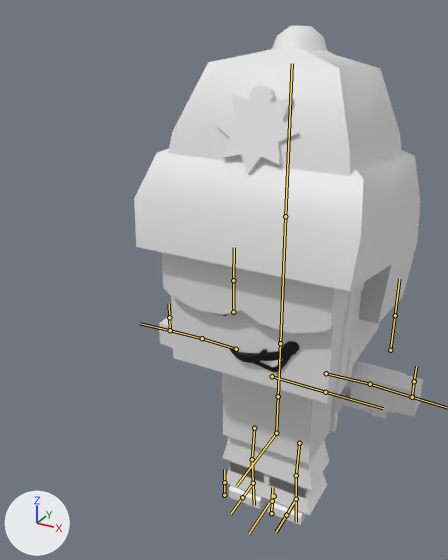
Two versions of the FBX model Assets/FBX/chibi-block-man.fbx, one commit apart.
One viewpoint serves both versions: a 50 mm camera at (0.642, -1.52, 1.521) aimed at (-0.069, -0.229, 0.875). Every picture has the same lights, and +X, +Y and +Z are marked at lower left. The bones that bend it are drawn over the model as lines.

In view in the first picture: 'ArmyHat', 'EyesBasic', 'Grin', 'PersonArms', 'PersonHead', 'PersonLegs', 'PersonTorso', 'PoliceHat', 'Rifle', 'SkirtLong', 'SkirtShort', 'SleevesLong', 'SleevesShort', 'SmileSmall', 'SmirkBig', 'Trousers'.
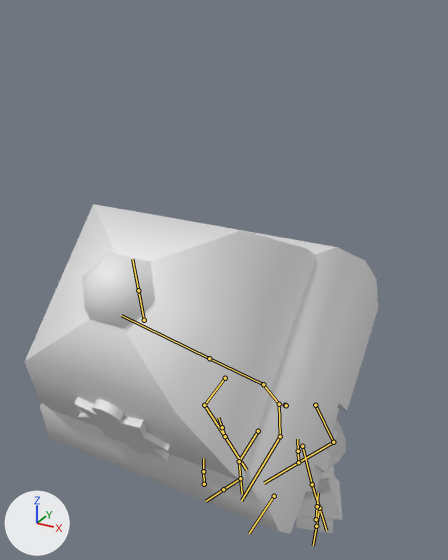
The newer file adds an action. The first version stands in its rest pose; the second is drawn at frame 14 of the action 'PersonRig|PersonRoar'.

The edits, one by one:
Bone 'hips' (bone_hips) moves from (0.0, 0.0, 0.0) to (0.0, -0.03, 0.033).
Bone 'hips' (bone_hips) turns from (0, 0, 0) to (10, 0, 0) degrees about its own x, y and z.
Bone 'abdomen' (bone_abdomen) turns from (0, 0, 0) to (-2, 0, 0) degrees about its own x, y and z.
Bone 'chest' (bone_chest) turns from (0, 0, 0) to (32, 0, 0) degrees about its own x, y and z.
Bone 'head' (bone_head) turns from (0, 0, 0) to (11, 0, 0) degrees about its own x, y and z.
Bone 'ArmUpper.R' (bone_armupper_r) turns from (0, 0, 0) to (-35, -9, 62) degrees about its own x, y and z.
Bone 'ArmLower.R' (bone_armlower_r) turns from (0, 0, 0) to (0, 0, 77) degrees about its own x, y and z.
Bone 'ArmUpper.L' (bone_armupper_l) turns from (0, 0, 0) to (-46, -1, -51) degrees about its own x, y and z.
Bone 'ArmLower.L' (bone_armlower_l) turns from (0, 0, 0) to (0, 0, -76) degrees about its own x, y and z.
Bone 'LegUpper.R' (bone_legupper_r) turns from (0, 0, 0) to (-39, 16, 10) degrees about its own x, y and z.
Bone 'LegLower.R' (bone_leglower_r) turns from (0, 0, 0) to (43, 0, 0) degrees about its own x, y and z.
Bone 'LegUpper.L' (bone_legupper_l) turns from (0, 0, 0) to (-34, -27, -17) degrees about its own x, y and z.
Bone 'LegLower.L' (bone_leglower_l) turns from (0, 0, 0) to (30, 0, 0) degrees about its own x, y and z.
Bone 'GunBone' (bone_gunbone) moves from (0.0, 0.0, 0.0) to (0.017, 0.082, 0.084).
Bone 'GunBone' (bone_gunbone) is rescaled from (1.0, 1.0, 1.0) to (0.01, 0.01, 0.01).
Bone 'Foot.R' (bone_foot_r) moves from (0.0, 0.0, 0.0) to (0.048, 0.0, 0.0).
Bone 'Foot.R' (bone_foot_r) turns from (0, 0, 0) to (0, 0, -18) degrees about its own x, y and z.
Bone 'Foot.L' (bone_foot_l) moves from (0.0, 0.0, 0.0) to (-0.082, 0.0, 0.0).
Bone 'Foot.L' (bone_foot_l) turns from (0, 0, 0) to (0, 0, 14) degrees about its own x, y and z.

Pixel boxes (x1, y1, x2, y2) of what changed, in the pictures (448 x 560 px):
'PoliceHat', posed: before (168, 25, 401, 397); after (24, 204, 331, 482)
'ArmyHat', posed: before (134, 149, 420, 386); after (40, 210, 378, 534)
'SkirtLong', posed: before (223, 461, 327, 515); after (297, 476, 342, 520)
'SkirtShort', posed: before (222, 437, 329, 491); after (320, 465, 334, 479)
'SleevesLong', posed: before (171, 326, 406, 413); after (328, 419, 346, 468)
'PersonLegs', posed: before (229, 485, 307, 525); after (296, 516, 334, 534)
'PersonArms', posed (not visible afterwards): before (159, 314, 423, 417)
'Rifle', posed (not visible afterwards): before (222, 373, 388, 432)
'Trousers', posed (not visible afterwards): before (230, 467, 306, 497)
'SleevesShort', posed (not visible afterwards): before (339, 379, 351, 400)
bone 'hips', root to tip: before (276, 433) to (236, 486); after (280, 436) to (241, 500)
bone 'abdomen', root to tip: before (276, 433) to (278, 396); after (280, 436) to (279, 404)
bone 'chest', root to tip: before (278, 396) to (280, 342); after (279, 404) to (263, 384)
bone 'head', root to tip: before (280, 343) to (285, 216); after (263, 384) to (209, 358)
bone 'ArmUpper.R', root to tip: before (236, 349) to (202, 338); after (225, 378) to (204, 405)
bone 'ArmLower.R', root to tip: before (202, 338) to (170, 330); after (204, 405) to (225, 436)
bone 'ArmUpper.L', root to tip: before (326, 373) to (370, 384); after (315, 405) to (333, 442)
bone 'ArmLower.L', root to tip: before (370, 384) to (412, 397); after (333, 442) to (298, 462)
bone 'LegUpper.R', root to tip: before (254, 428) to (252, 459); after (258, 431) to (239, 461)
bone 'LegLower.R', root to tip: before (252, 459) to (253, 483); after (239, 461) to (240, 478)
bone 'LegUpper.L', root to tip: before (299, 443) to (296, 475); after (302, 446) to (312, 484)
bone 'LegLower.L', root to tip: before (296, 475) to (296, 499); after (312, 484) to (319, 508)
bone 'GunBone', root to tip: before (272, 376) to (325, 392); after (285, 405) to (286, 405)
bone 'Foot.R', root to tip: before (253, 483) to (242, 497); after (240, 478) to (223, 489)
bone 'Foot.L', root to tip: before (296, 499) to (286, 515); after (319, 508) to (316, 526)
